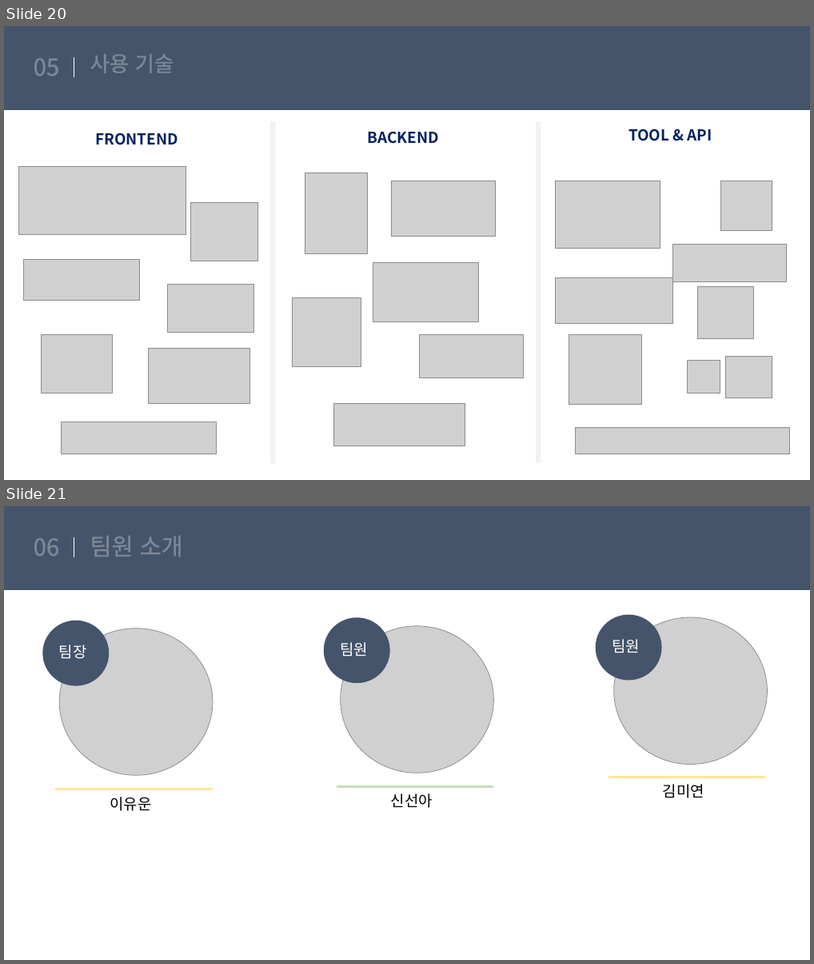
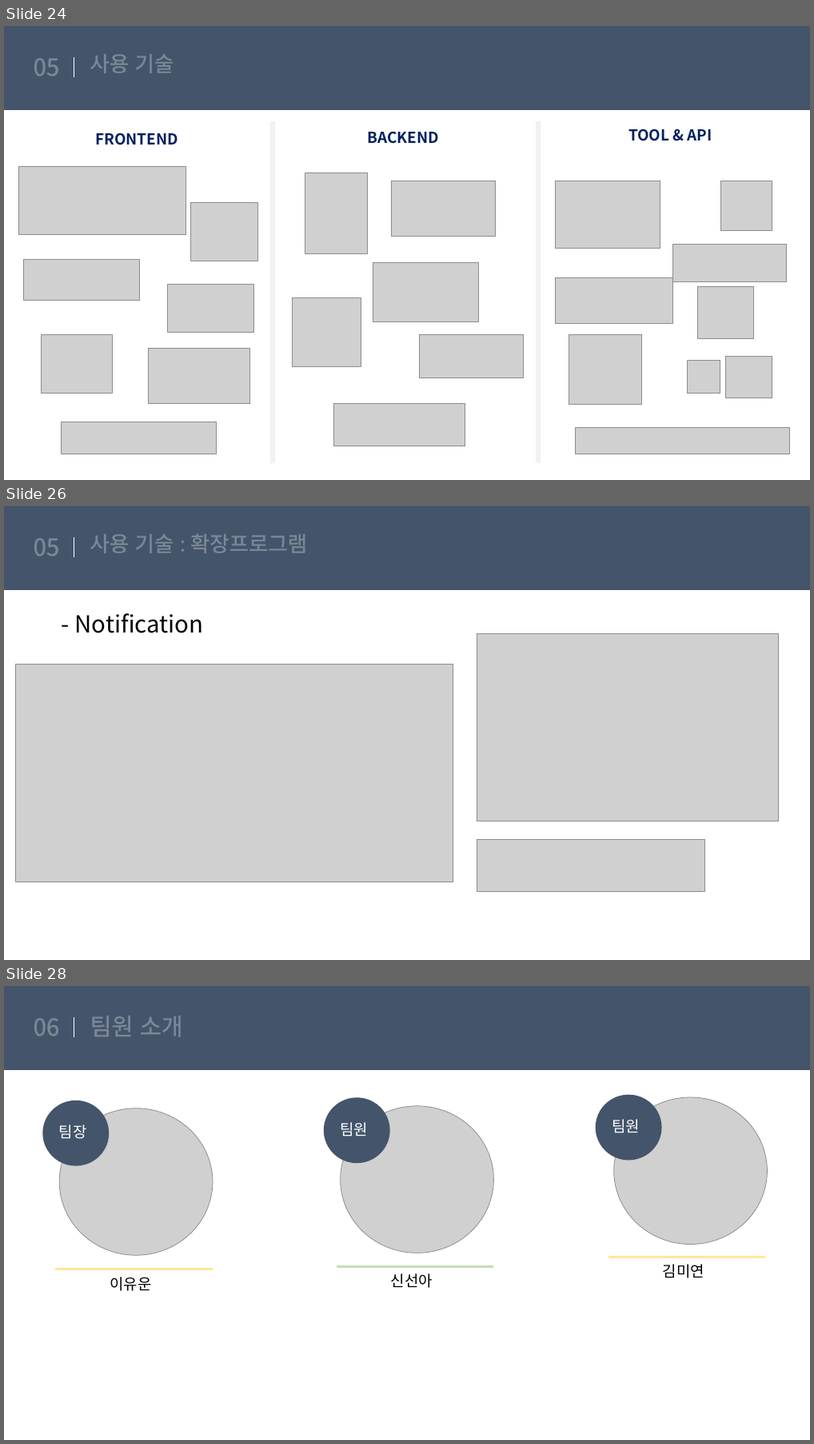
Before and after one commit to suna05/fanduck, a slide deck: suna/8월 29일 화/팬덕.pptx. Shown one above the other, each under a label of ours: slides 20 and 21 before the commit, slides 24, 26 and 28 after it; the slides between them are not shown. The pictures are 814x964 and 814x1444 pixels, drawn with LibreOffice and Linux fonts; fonts in the diff are those of the drawing; grey boxes stand for pictures. Boxes give left, top, right and bottom in pixels: in the first picture for what was removed or moved away, otherwise in the second. Text is boxed around its words. In the diff, an @@ line names an element or a change of style, - is before the commit and + after.

```diff
--- a/suna/8월 29일 화/팬덕.pptx
+++ b/suna/8월 29일 화/팬덕.pptx
@@ slide 26 added at [4, 506, 810, 960], background #FFFFFF; not listed: 2 template elements that a slide beside it also shows @@
@@ text added at [34, 538, 60, 556], 28 pt, text #FFFFFF @@
+05
@@ title added at [90, 534, 307, 553], 25.2 pt, text #FFFFFF @@
+사용 기술 : 확장프로그램
@@ text added at [75, 613, 204, 633], 28 pt, text #000000 @@
+- Notification
@@ picture added at [477, 634, 778, 820] @@
@@ picture added at [15, 664, 453, 882] @@
@@ picture added at [477, 840, 705, 891] @@
@@ what was slide 20 is now slide 24 @@
@@ what was slide 21 is now slide 28 @@
```
Also in this commit, not shown: 8 slides changed, 6 other slides added.
